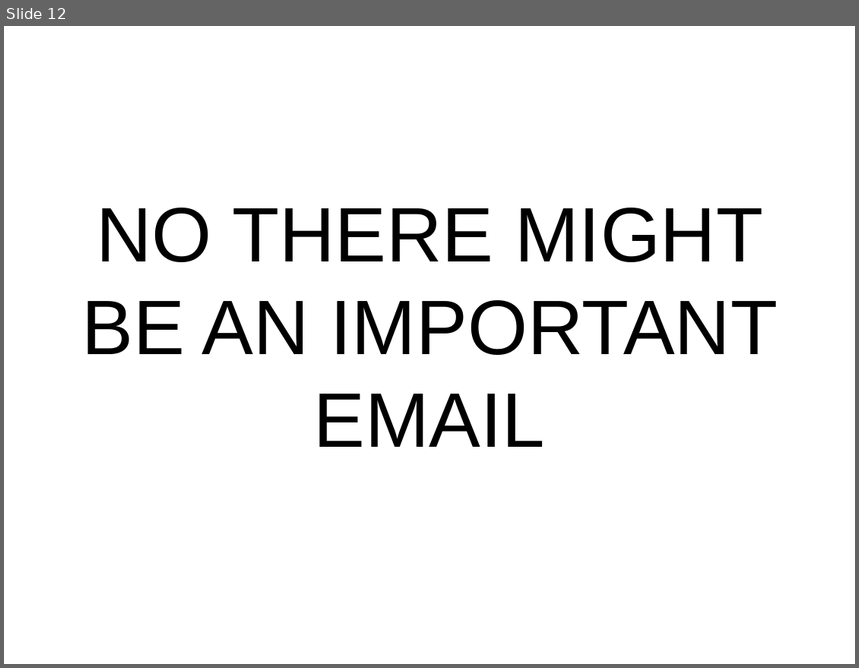
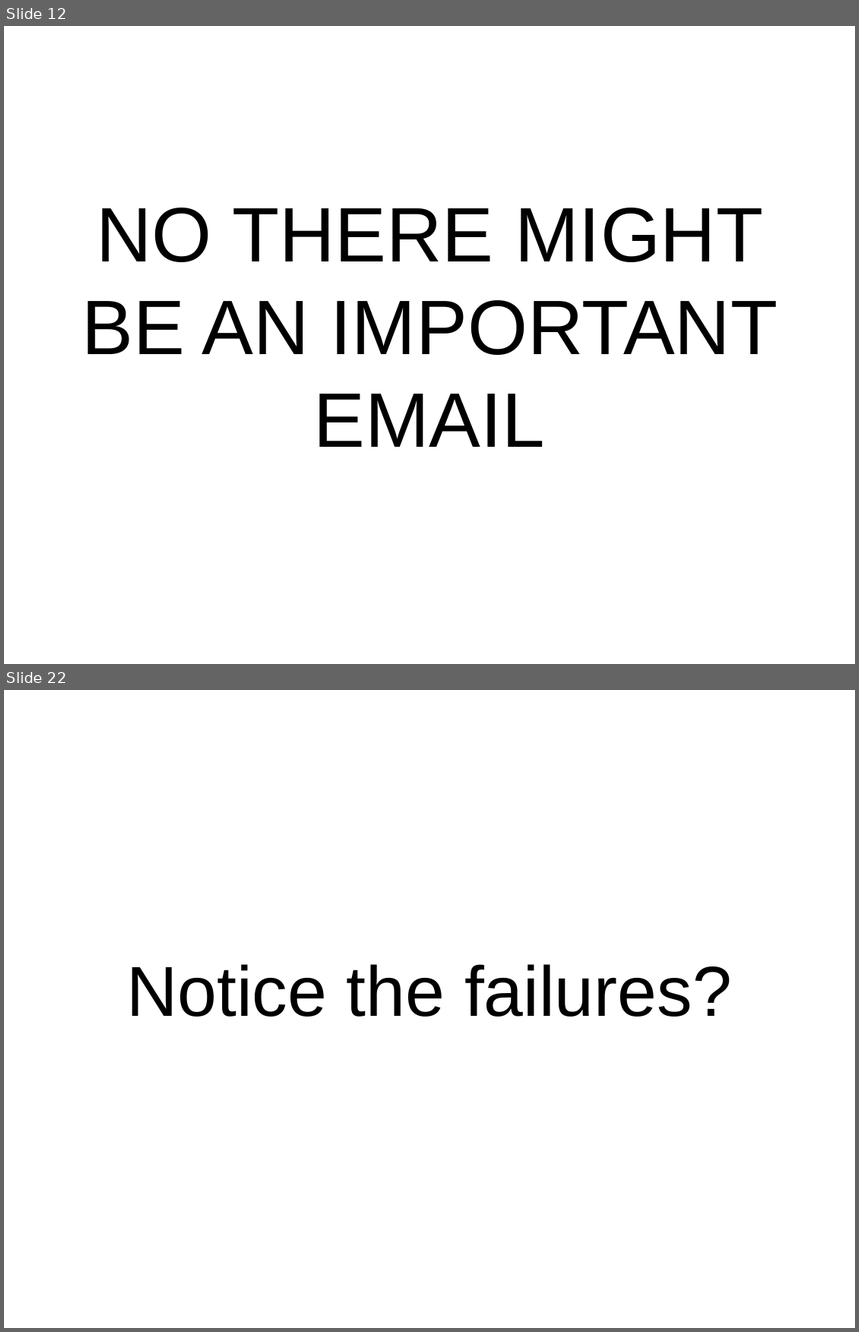
Before and after one commit to setitesuk/presentations, a slide deck: pomodoro_lightning_talk.odp. Shown one above the other, each under a label of ours: slide 12 before the commit, slides 12 and 22 after it; the slides between them are not shown. The pictures are 859x668 and 859x1332 pixels, drawn with LibreOffice and Linux fonts; fonts in the diff are those of the drawing. Boxes give left, top, right and bottom in pixels: in the first picture for what was removed or moved away, otherwise in the second. Text is boxed around its words. In the diff, an @@ line names an element or a change of style, - is before the commit and + after.

```diff
--- a/pomodoro_lightning_talk.odp
+++ b/pomodoro_lightning_talk.odp
@@ slide 22 added at [4,690,855,1328], background #FFFFFF @@
@@ subtitle added at [126,964,732,1017], 66 pt, text #000000 @@
+Notice the failures?
```
Also in this commit, not shown: 1 slide changed, 12 other slides added.
